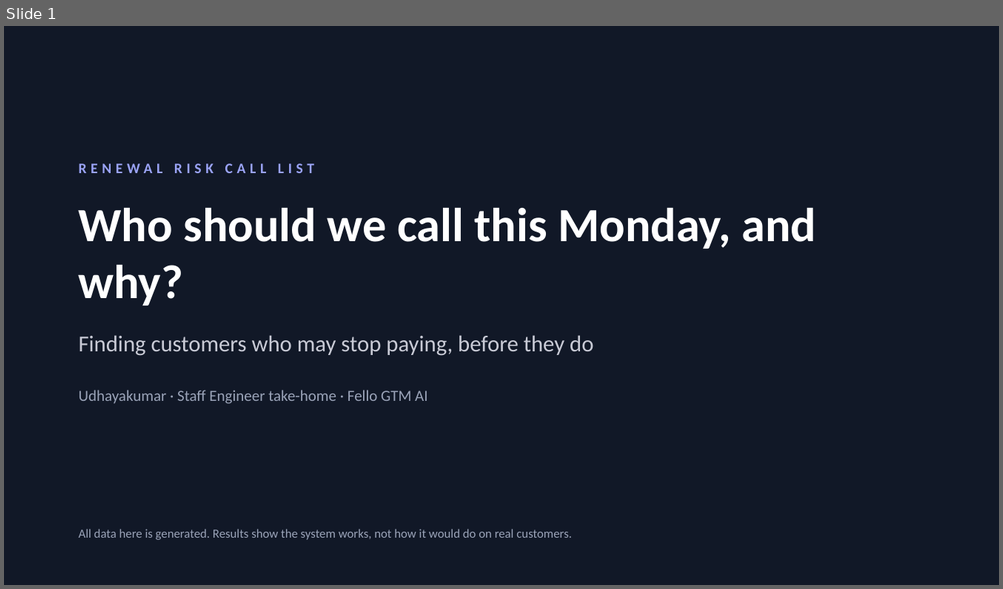
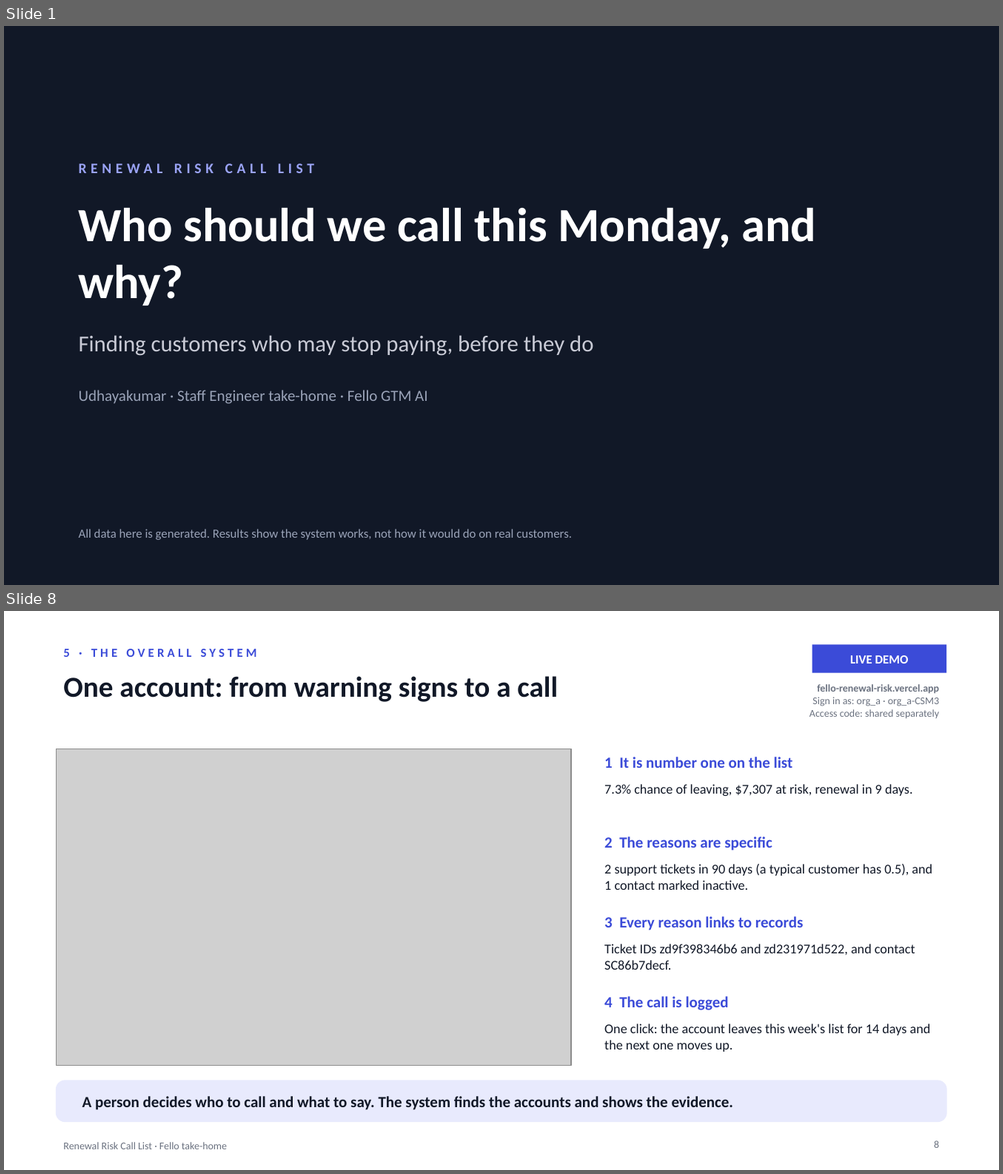
Before and after one commit to udhayakumaran/fello-renewal-risk, a slide deck: docs/renewal-risk-deck.pptx. Shown one above the other, each under a label of ours: slide 1 before the commit, slides 1 and 8 after it; the slides between them are not shown. The pictures are 1003x589 and 1003x1174 pixels, drawn with LibreOffice and Linux fonts; fonts in the diff are those of the drawing; grey boxes stand for pictures. Boxes give left, top, right and bottom in pixels: in the first picture for what was removed or moved away, otherwise in the second. Text is boxed around its words. In the diff, an @@ line names an element or a change of style, - is before the commit and + after.

```diff
--- a/docs/renewal-risk-deck.pptx
+++ b/docs/renewal-risk-deck.pptx
@@ slide 8 added at [4,611,999,1170], background #FFFFFF @@
@@ text added at [63,649,257,657], 12 pt, text #3B4BD8, bold @@
+5 · THE OVERALL SYSTEM
@@ rectangle added at [812,644,946,673], fill #3B4BD8, 12 pt, text #FFFFFF, bold @@
+LIVE DEMO
@@ text added at [63,676,558,702], 28 pt, text #111827, bold @@
+One account: from warning signs to a call
@@ text added at [809,684,939,718], 10 pt, text #6B7280 @@
+fello-renewal-risk.vercel.app
+Sign in as: org_a · org_a-CSM3
+Access code: shared separately
@@ picture added at [57,749,571,1066] @@
@@ text added at [604,757,793,768], 15 pt, text #3B4BD8, bold @@
+1 It is number one on the list
@@ text added at [604,784,913,796], 13 pt, text #111827 @@
+7.3% chance of leaving, $7,307 at risk, renewal in 9 days.
@@ text added at [604,837,772,851], 15 pt, text #3B4BD8, bold @@
+2 The reasons are specific
@@ text added at [604,864,932,890], 13 pt, text #111827 @@
+2 support tickets in 90 days (a typical customer has 0.5), and 1 contact marked inactive.
@@ text added at [604,917,803,931], 15 pt, text #3B4BD8, bold @@
+3 Every reason links to records
@@ text added at [604,944,915,970], 13 pt, text #111827 @@
+Ticket IDs zd9f398346b6 and zd231971d522, and contact SC86b7decf.
@@ text added at [604,997,728,1011], 15 pt, text #3B4BD8, bold @@
+4 The call is logged
@@ text added at [604,1024,930,1052], 13 pt, text #111827 @@
+One click: the account leaves this week's list for 14 days and the next one moves up.
@@ rounded rectangle added at [57,1081,946,1122], fill #E8EAFD, outline #E8EAFD 1 pt @@
@@ text added at [82,1096,734,1111], 15 pt, text #111827, bold @@
+A person decides who to call and what to say. The system finds the accounts and shows the evidence.
@@ text added at [63,1142,227,1150], 10 pt, text #6B7280 @@
+Renewal Risk Call List · Fello take-home
@@ page number added at [933,1141,939,1148], 10 pt, text #6B7280 @@
+8
```
Also in this commit, not shown: 8 slides changed, 9 other slides added, 4 slides removed, 6 other files.
